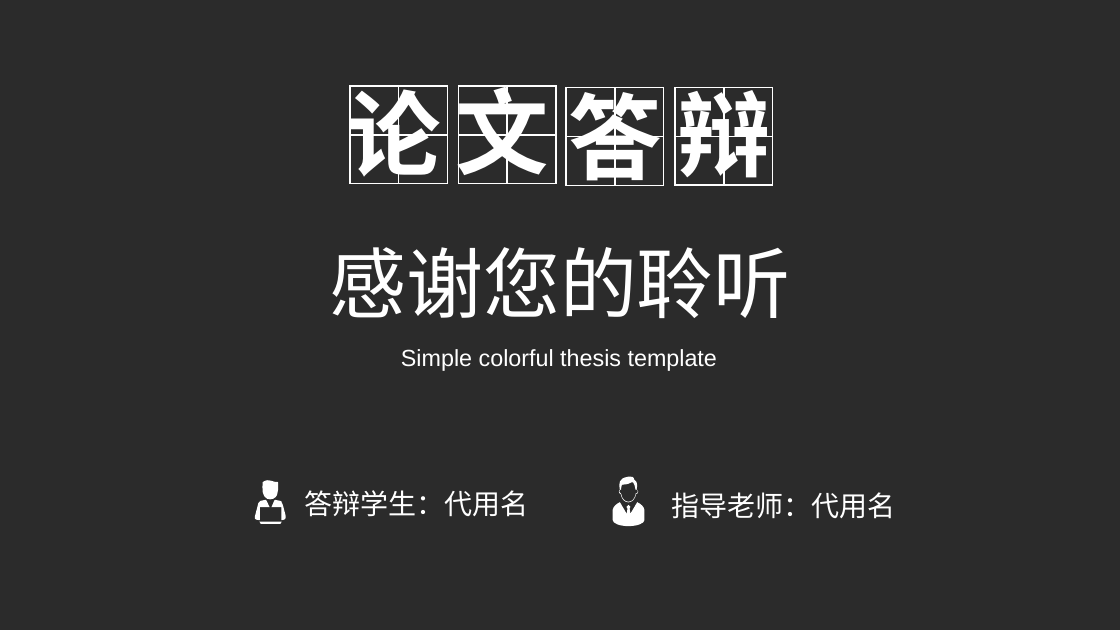
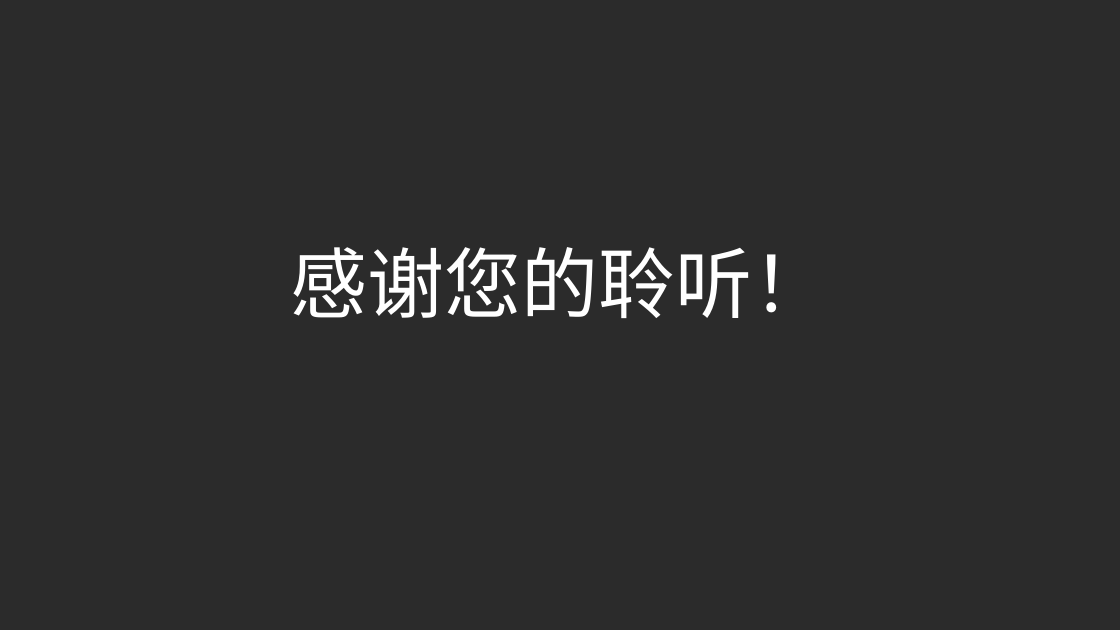
Before and after one commit to longtianlove/HotPatch, a slide deck: slide 13 of show/分享.pptx (slide 30 before the commit). Drawn at 1120x630 pixels with LibreOffice and Linux fonts; fonts in the diff are those of the drawing; background and template pictures are left out; a plain dark background stands for a picture behind light text. Boxes give left, top, right and bottom in pixels: in the first picture for what was removed or moved away, otherwise in the second. Text is boxed around its words. In the diff, an @@ line names an element or a change of style, - is before the commit and + after.

```diff
--- a/show/分享.pptx
+++ b/show/分享.pptx
@@ group removed at [348,85,549,184]: 2 lines, 1 rectangle, 1 text @@
-论
@@ group removed at [348,85,556,184]: 2 lines, 1 rectangle, 1 text @@
-文
@@ group removed at [566,87,770,186]: 2 lines, 1 rectangle, 1 text @@
-答
@@ group removed at [568,87,773,186]: 2 lines, 1 rectangle, 1 text @@
-辩
@@ text at [291,247,829,318]: text changed @@
-感谢您的聆听
+感谢您的聆听！
@@ text removed at [401,349,717,371] @@
-Simple colorful thesis template
@@ freeform shape removed at [254,477,287,523] @@
@@ freeform shape removed at [617,474,638,503] @@
@@ text removed at [304,490,528,517] @@
-答辩学生：代用名
@@ freeform shape removed at [613,502,644,525] @@
@@ text removed at [672,492,896,519] @@
-指导老师：代用名
```
Also in this commit, not shown: 5 other slides changed, 4 slides added, 22 slides removed, 6 other files.
